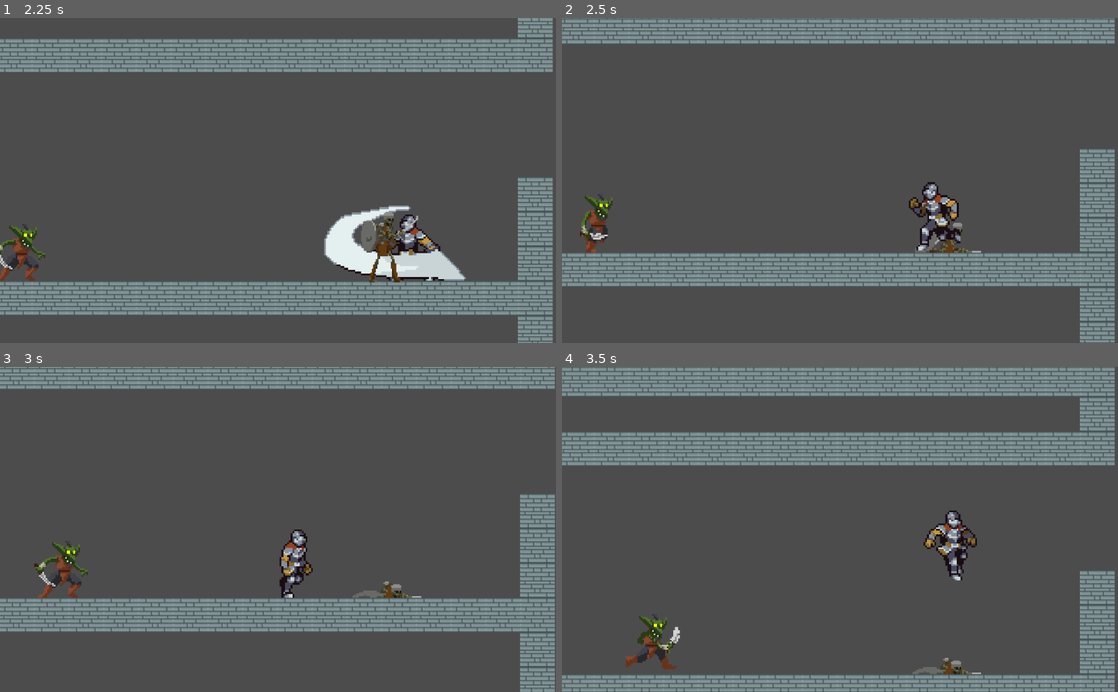
Above: before the commit, frames 1-4 (two rows, left to right).
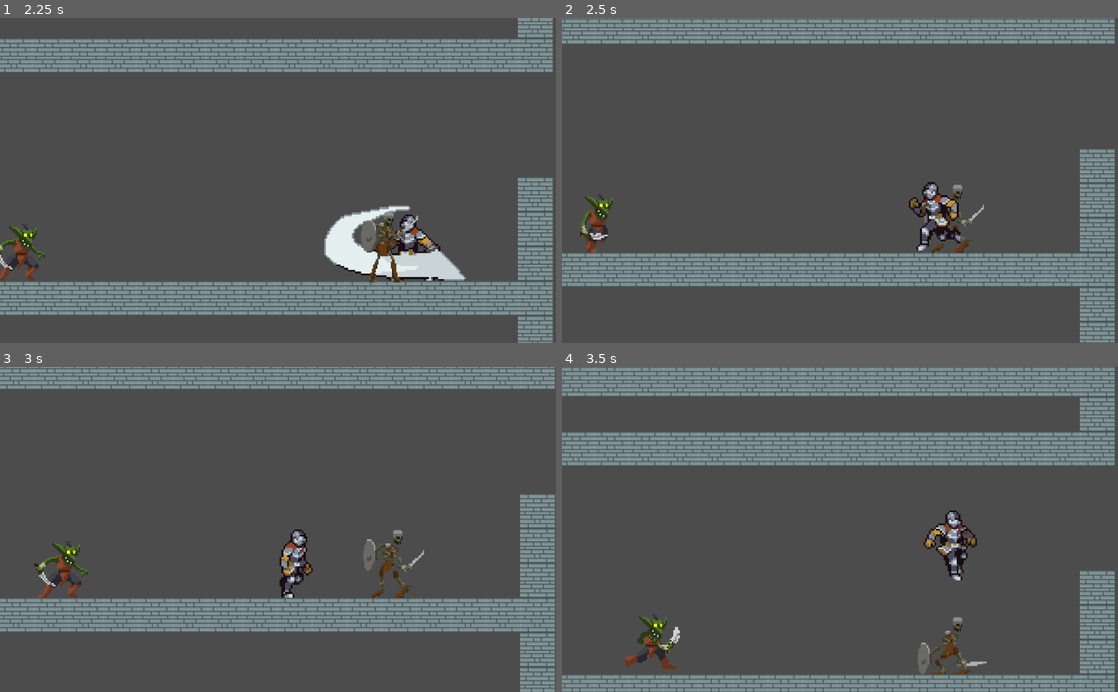
Above: after the commit, the same moments.

Repository: zacbowness/Blood-Demon
Game: Godot game, scene res://Scenes/Main.tscn
Same seed, same stepped clock (60 frames per second), same inputs: the game is played once before the commit and once after it.
Inputs (mouse positions are in pixels of both pictures, inside the frame that each line leads up to):
- Up to frame 1 (2.25 s): move the mouse to (400, 164) at 0.52 s; hold D (move_right) 0.53-2.03 s; click (400, 164) at 0.6 s; tap Space (jump) at 0.77, 1.52 s; move the mouse to (166, 196) at 1.27 s; tap Shift (sprint) at 1.35 s; move the mouse to (333, 109) at 2.02 s; hold A (move_left) from 2.03 s (still down); click (333, 109) at 2.1 s
- Up to frame 2 (2.5 s): keep holding A (move_left)
- Up to frame 3 (3 s): move the mouse to (250, 594) at 2.77 s; release A (move_left) at 2.78 s; hold D (move_right) from 2.78 s (still down); tap Shift (sprint) at 2.85 s
- Up to frame 4 (3.5 s): keep holding D (move_right); tap Space (jump) at 3.02 s

Frame 1 is identical in both runs. In frame 2, 0.5% of the frame differs, in the area x 63-76%, y 51-73%; in frame 3, 0.8%, in the area x 63-77%, y 50-71%; in frame 4, 0.7%.

Commit message:
added knockback when touching enemy

Diff:
--- a/Scenes/Skeleton.tscn
+++ b/Scenes/Skeleton.tscn
@@ -45,7 +45,8 @@
 
 [sub_resource type="Animation" id=54]
 resource_name = "Death"
-length = 0.35
+length = 3.5
+step = 1.0
 tracks/0/type = "value"
 tracks/0/path = NodePath("Sprite:frame")
 tracks/0/interp = 1
@@ -53,7 +54,7 @@
 tracks/0/imported = false
 tracks/0/enabled = true
 tracks/0/keys = {
-"times": PoolRealArray( 0, 0.1, 0.2, 0.3 ),
+"times": PoolRealArray( 0, 1, 2, 3 ),
 "transitions": PoolRealArray( 1, 1, 1, 1 ),
 "update": 1,
 "values": [ 8, 9, 10, 11 ]
--- a/scripts/Enemy.gd
+++ b/scripts/Enemy.gd
@@ -71,6 +71,7 @@
 	isDead = true
 	speed = 0
 	z_index = -1
+	set_physics_process(false)
 	$CollisionShape2D.set_deferred("disabled", true)
 	$AnimationPlayer.play("Death")
 	$HitBox.monitoring = false
--- a/scripts/Player_script2.0.gd
+++ b/scripts/Player_script2.0.gd
@@ -178,12 +178,17 @@
 func _on_Enemy_hit(damage, dir_right):
 	if $Blinker/BlinkTimer.is_stopped():
 		takeDamage(damage)
-		if dir_right:
-			motion = Vector2(500, -150)
-		else:
-			motion = Vector2(-500, -150)
-		MAXSPEED = 500	#Not certain what this is for -- Zac
+		apply_knockback(dir_right)
 
 func _on_PlayerHurtbox_area_entered(area):
-	if (area.get_parent().isDead == false):
-		takeDamage(enemy_damage)
+	var enemy = area.get_parent()
+	if (enemy.isDead == false) and enemy in get_tree().get_nodes_in_group("Enemy"):
+		takeDamage(enemy.damage)
+		apply_knockback(position.x > enemy.position.x)
+
+func apply_knockback(direction):
+	if direction:
+		motion = Vector2(600, -150)
+	else:
+		motion = Vector2(-600, -150)
+	MAXSPEED = 600
